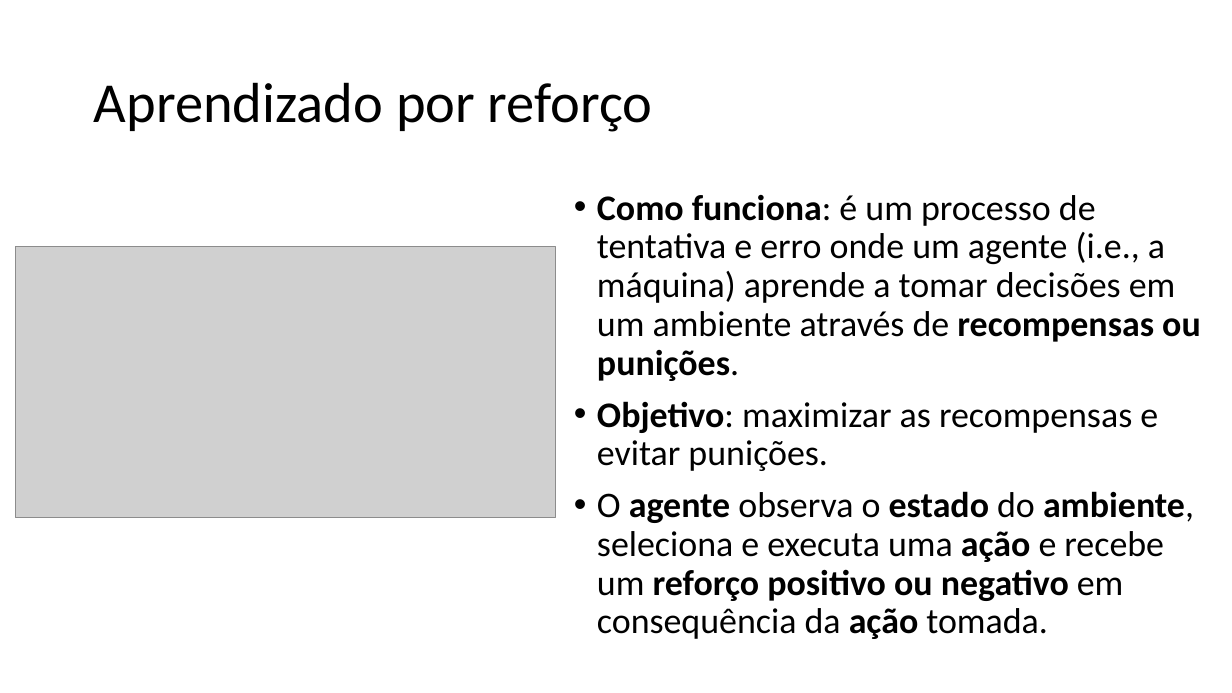
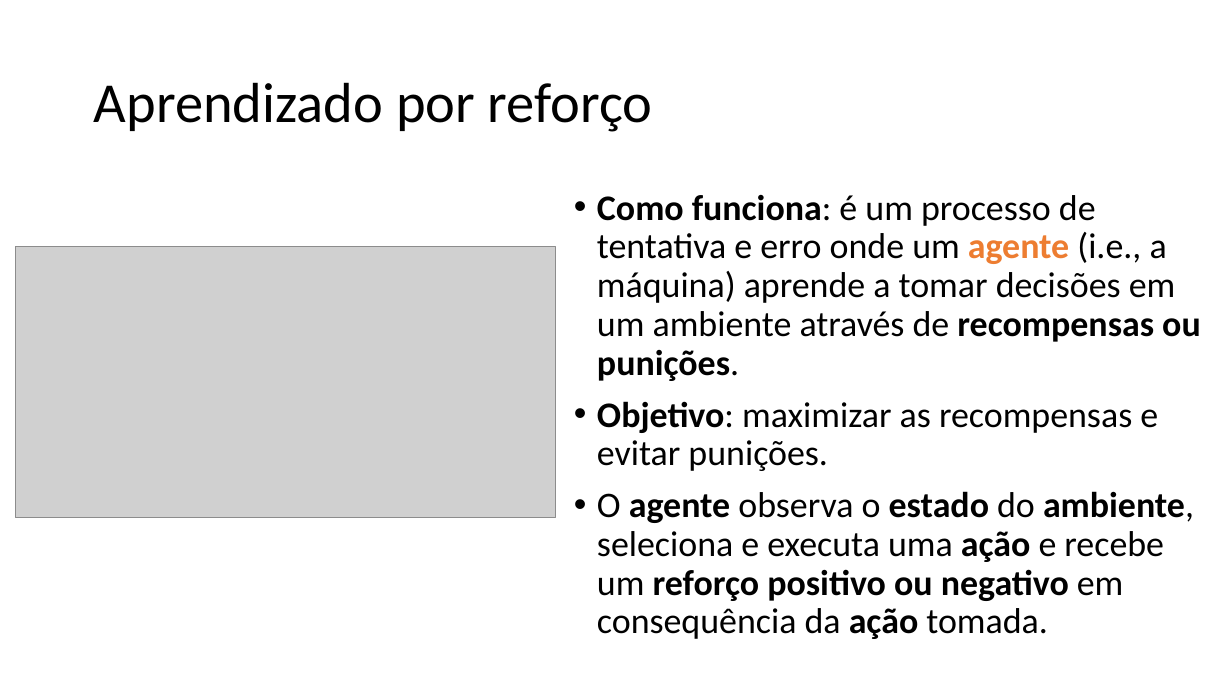
Before and after one commit to zz4fap/c24_inteligencia_artificial, a slide deck: slide 35 of slides/C24_Paradigmas.pptx. Drawn at 1232x693 pixels with LibreOffice and Linux fonts; fonts in the diff are those of the drawing; grey boxes stand for pictures. Boxes give left, top, right and bottom in pixels: in the first picture for what was removed or moved away, otherwise in the second. Text is boxed around its words. In the diff, an @@ line names an element or a change of style, - is before the commit and + after.

```diff
--- a/slides/C24_Paradigmas.pptx
+++ b/slides/C24_Paradigmas.pptx
@@ text at bbox=[597, 195, 1201, 381]: text colour #000000 to #ED7D31, bold on in "agente" @@
```
Also in this commit, not shown: 5 other slides changed, 1 other file.
